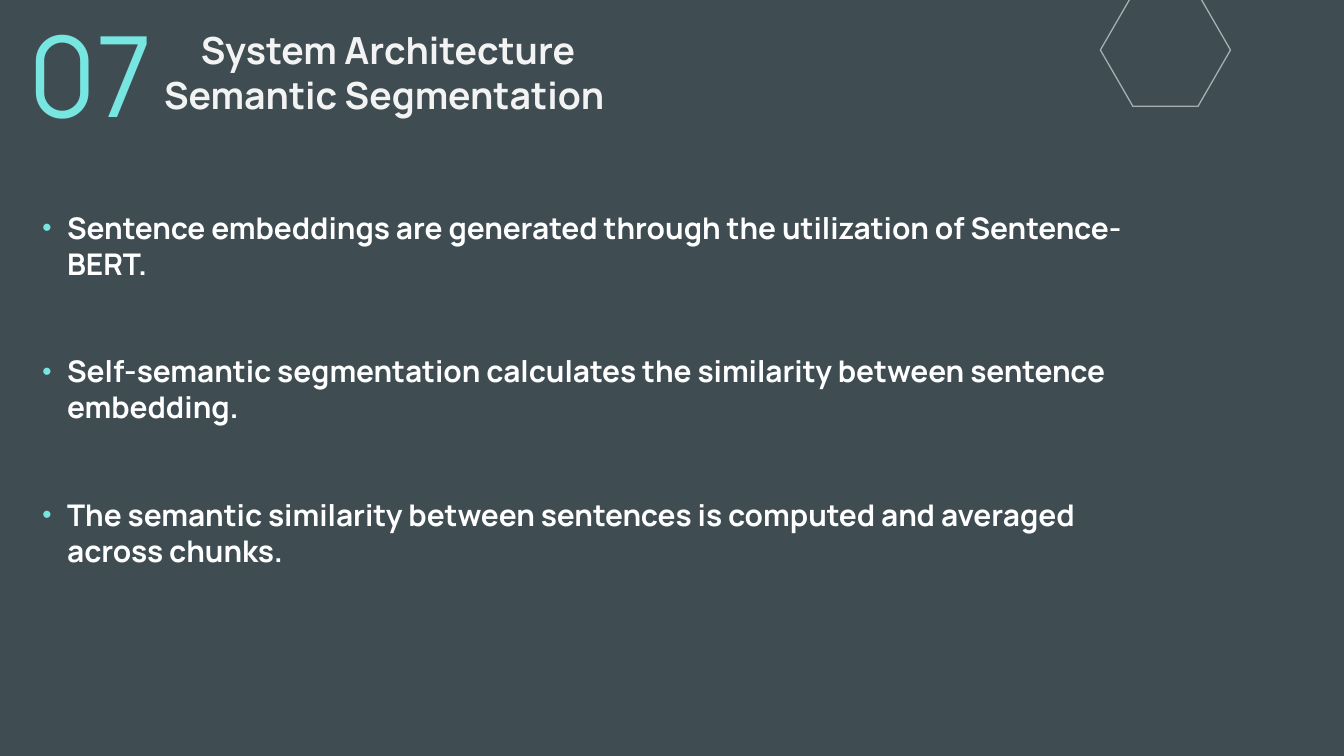
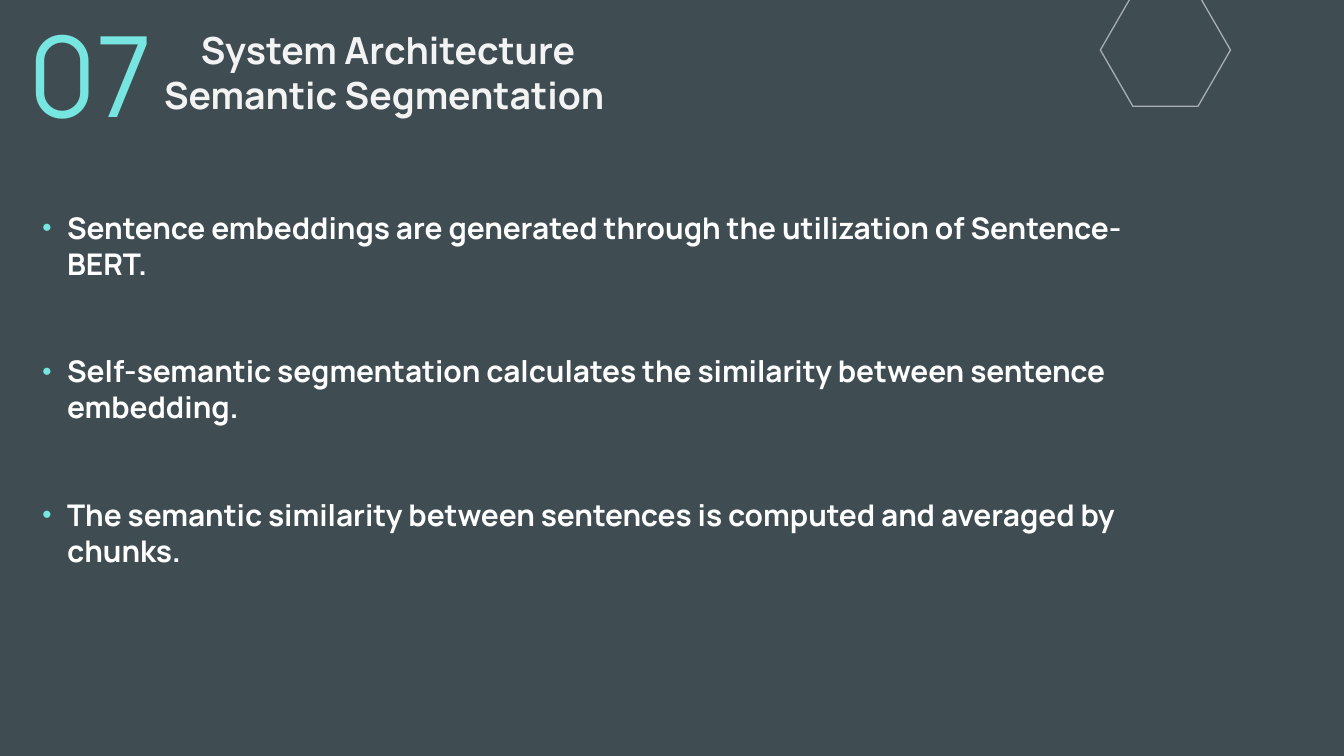
Before and after one commit to Voeii/Podcast-Sum, a slide deck: slide 16 of Prez.pptx (slide 14 before the commit). Drawn at 1344x756 pixels with LibreOffice and Linux fonts; fonts in the diff are those of the drawing. Boxes give left, top, right and bottom in pixels: in the first picture for what was removed or moved away, otherwise in the second. Text is boxed around its words. In the diff, an @@ line names an element or a change of style, - is before the commit and + after.

```diff
--- a/Prez.pptx
+++ b/Prez.pptx
@@ subtitle at bbox=[67, 504, 1115, 563]: text changed @@
-• The semantic similarity between sentences is computed and averaged across chunks.
+• The semantic similarity between sentences is computed and averaged by chunks.
```
Also in this commit, not shown: 12 other slides changed, 8 slides added, 1 slide removed.
